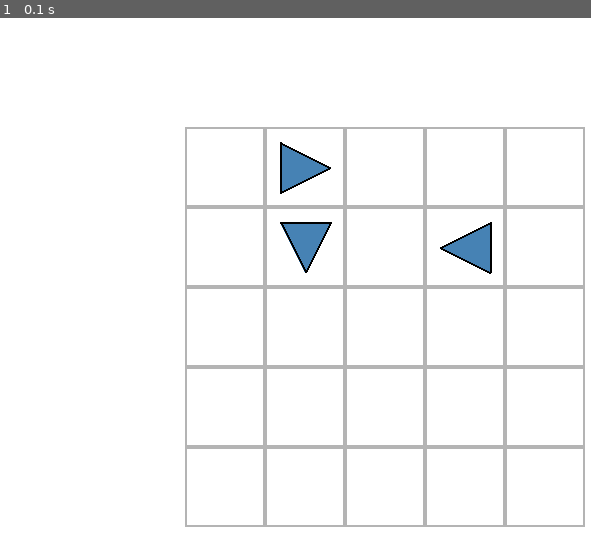
Above: before the commit, frame 1.
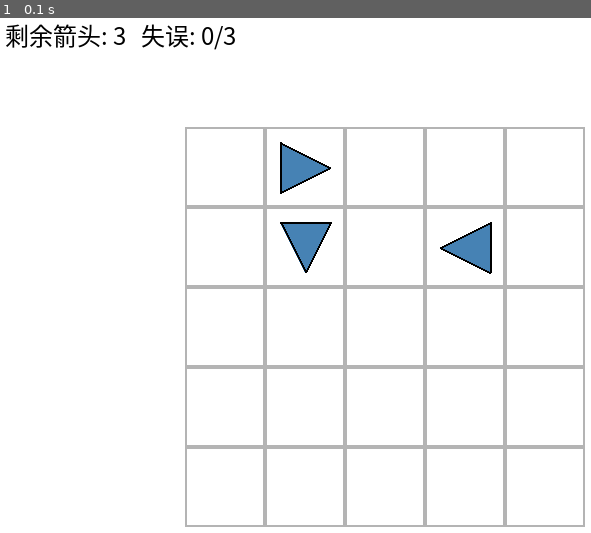
Above: after the commit, the same moment.

Repository: Emrys-m/arrow-game
Game: pygame game, started from main.py
Two runs of this game, one before a commit and one after it. Both use one fixed random seed, a clock stepped at 60 frames per second and the inputs below.
Inputs:
- Up to frame 1 (0.1 s): no input

The runs differ from the first frame. In frame 1, 0.6% of the frame differs, in the area x 1-40%, y 1-7%.

Commit message:
feat: 实现四个方向的路径检测

Diff:
--- a/main.py
+++ b/main.py
@@ -1,23 +1,26 @@
 import pygame
 import sys
 
-# 初始化 Pygame
+# 初始化
 pygame.init()
 
-# ---------- 常量设置 ----------
+# ---------- 常量 ----------
 WIDTH, HEIGHT = 800, 600
 ROWS, COLS = 5, 5
 CELL_SIZE = 80
-
 MARGIN_X = (WIDTH - COLS * CELL_SIZE) // 2
 MARGIN_Y = (HEIGHT - ROWS * CELL_SIZE) // 2 + 30
 
 WHITE = (255, 255, 255)
 GRAY = (180, 180, 180)
-BLUE = (70, 130, 180)   # 箭头颜色
+BLUE = (70, 130, 180)
 BLACK = (0, 0, 0)
+RED = (220, 20, 60)
 
-# ---------- 关卡数据（二维数组） ----------
+MAX_MISTAKES = 3
+
+# ---------- 关卡数据 ----------
+# R=右 L=左 U=上 D=下
 grid = [
     [None, 'R', None, None, None],
     [None, 'D', None, 'L', None],
@@ -26,30 +29,59 @@
     [None, None, None, None, None]
 ]
 
+mistakes = 0
+
 # 创建窗口
 screen = pygame.display.set_mode((WIDTH, HEIGHT))
 pygame.display.set_caption("一箭又一箭")
 clock = pygame.time.Clock()
+font = pygame.font.SysFont("simhei", 24)
 
-# ---------- 画箭头的函数 ----------
-def draw_arrow(surface, x, y, direction):
-    """在 (x, y) 位置画一个朝向 direction 的三角形箭头"""
-    size = 25  # 箭头大小
-
-    if direction == 'U':      # 向上
+# ---------- 画箭头 ----------
+def draw_arrow(surface, x, y, direction, color=BLUE):
+    size = 25
+    if direction == 'U':
         points = [(x, y - size), (x - size, y + size), (x + size, y + size)]
-    elif direction == 'D':    # 向下
+    elif direction == 'D':
         points = [(x, y + size), (x - size, y - size), (x + size, y - size)]
-    elif direction == 'L':    # 向左
+    elif direction == 'L':
         points = [(x - size, y), (x + size, y - size), (x + size, y + size)]
-    elif direction == 'R':    # 向右
+    elif direction == 'R':
         points = [(x + size, y), (x - size, y - size), (x - size, y + size)]
     else:
         return
+    pygame.draw.polygon(surface, color, points)
+    pygame.draw.polygon(surface, BLACK, points, 2)
 
-    # 画实心三角形 + 黑色边框
-    pygame.draw.polygon(surface, BLUE, points)
-    pygame.draw.polygon(surface, BLACK, points, 2)
+# ---------- 路径检测（核心） ----------
+def is_path_clear(grid, row, col, direction):
+    """返回 True 表示前方无阻挡，False 表示有阻挡"""
+    if direction == 'R':
+        for c in range(col + 1, COLS):
+            if grid[row][c] is not None:
+                return False
+    elif direction == 'L':
+        for c in range(col - 1, -1, -1):
+            if grid[row][c] is not None:
+                return False
+    elif direction == 'U':
+        for r in range(row - 1, -1, -1):
+            if grid[r][col] is not None:
+                return False
+    elif direction == 'D':
+        for r in range(row + 1, ROWS):
+            if grid[r][col] is not None:
+                return False
+    return True
+
+# ---------- 统计剩余箭头 ----------
+def count_arrows(grid):
+    count = 0
+    for r in range(ROWS):
+        for c in range(COLS):
+            if grid[r][c] is not None:
+                count += 1
+    return count
 
 # ---------- 主循环 ----------
 running = True
@@ -57,6 +89,25 @@
     for event in pygame.event.get():
         if event.type == pygame.QUIT:
             running = False
+
+        # 鼠标点击
+        if event.type == pygame.MOUSEBUTTONDOWN and event.button == 1:
+            mx, my = pygame.mouse.get_pos()
+            # 把像素坐标转换成棋盘的行列坐标
+            col = (mx - MARGIN_X) // CELL_SIZE
+            row = (my - MARGIN_Y) // CELL_SIZE
+
+            # 判断点击是否在棋盘内
+            if 0 <= row < ROWS and 0 <= col < COLS:
+                direction = grid[row][col]
+                if direction is not None:
+                    # 调用路径检测
+                    if is_path_clear(grid, row, col, direction):
+                        grid[row][col] = None  # 前方畅通，消除
+                        print(f"消除成功！剩余: {count_arrows(grid)}")
+                    else:
+                        mistakes += 1          # 被阻挡，失误+1
+                        print(f"碰撞！失误次数: {mistakes}")
 
     screen.fill(WHITE)
 
@@ -73,10 +124,13 @@
         for c in range(COLS):
             direction = grid[r][c]
             if direction is not None:
-                # 计算格子中心点
-                center_x = MARGIN_X + c * CELL_SIZE + CELL_SIZE // 2
-                center_y = MARGIN_Y + r * CELL_SIZE + CELL_SIZE // 2
-                draw_arrow(screen, center_x, center_y, direction)
+                cx = MARGIN_X + c * CELL_SIZE + CELL_SIZE // 2
+                cy = MARGIN_Y + r * CELL_SIZE + CELL_SIZE // 2
+                draw_arrow(screen, cx, cy, direction)
+
+    # 显示信息
+    info = font.render(f"剩余箭头: {count_arrows(grid)}   失误: {mistakes}/{MAX_MISTAKES}", True, BLACK)
+    screen.blit(info, (20, 20))
 
     pygame.display.flip()
     clock.tick(60)
